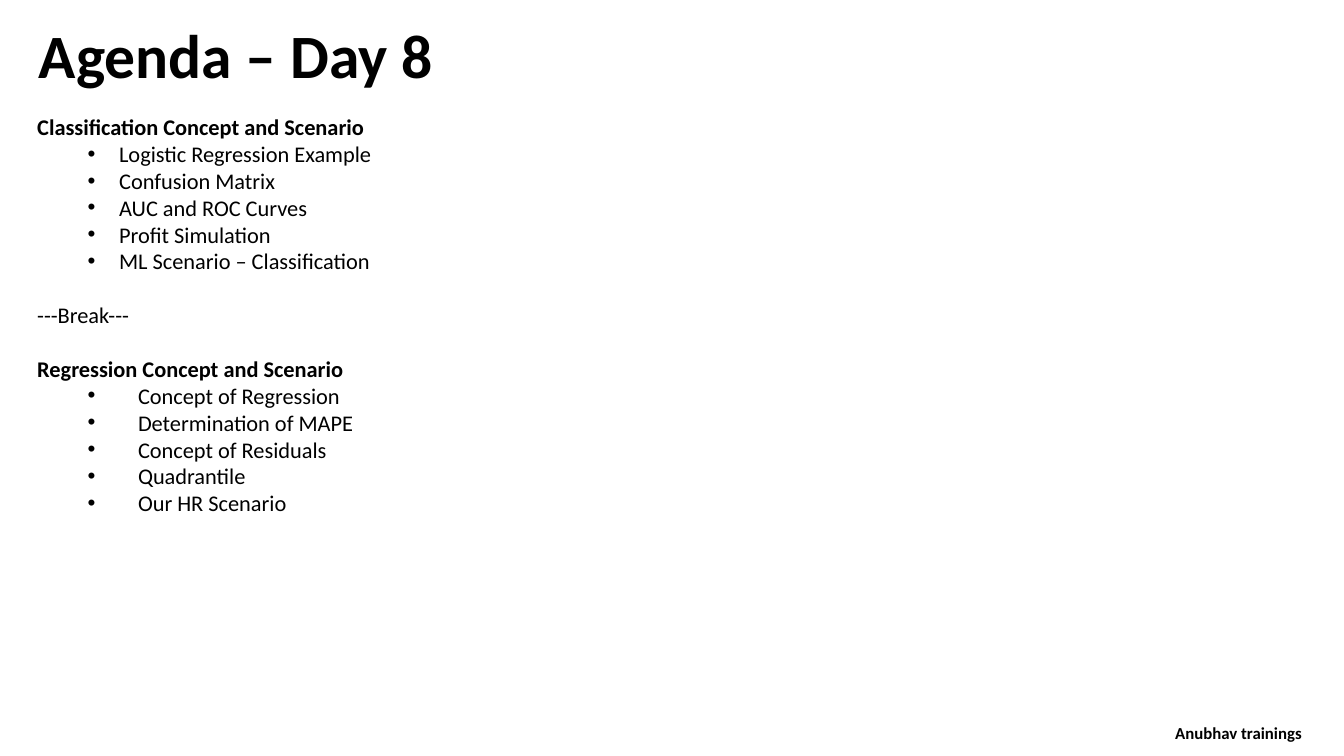
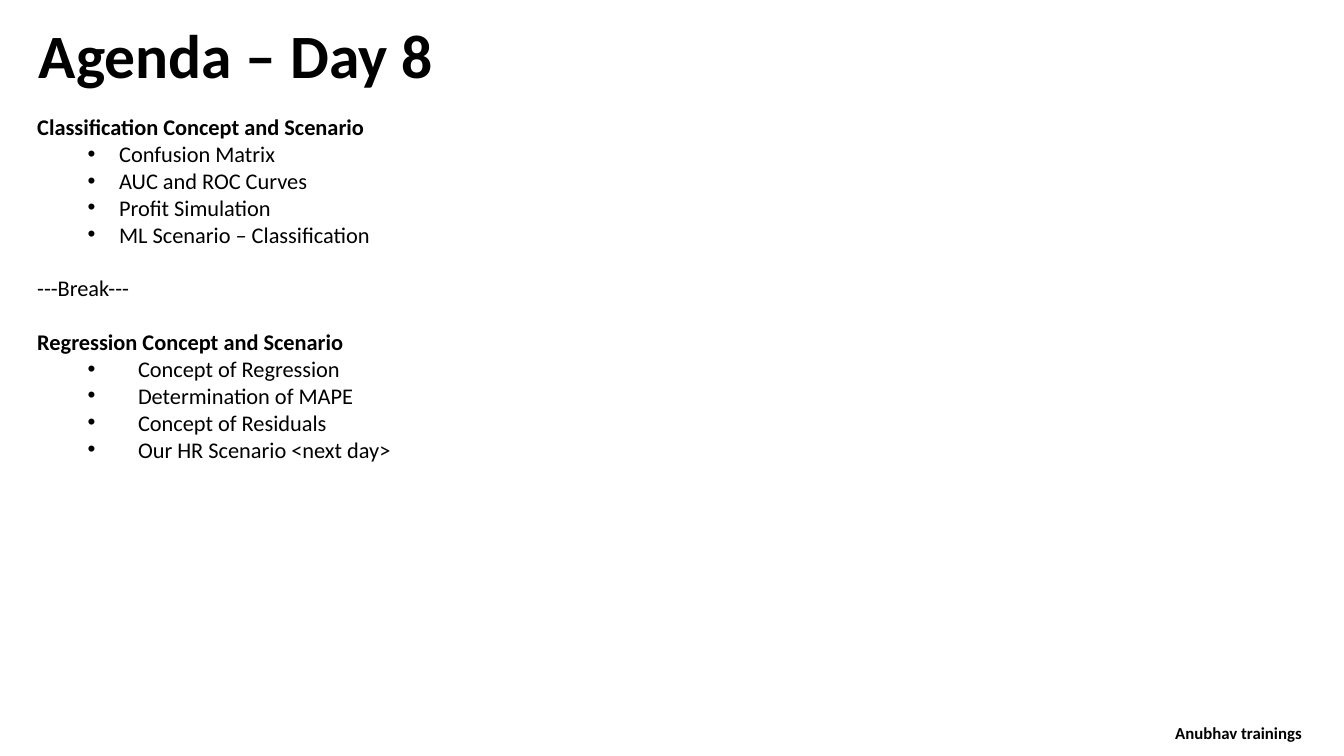
Before and after one commit to samui5/saccorptraining, a slide deck: slide 2 of day 8/SAC_Training Day 8.pptx. Drawn at 1344x756 pixels with LibreOffice and Linux fonts; fonts in the diff are those of the drawing. Boxes give left, top, right and bottom in pixels: in the first picture for what was removed or moved away, otherwise in the second. Text is boxed around its words. In the diff, an @@ line names an element or a change of style, - is before the commit and + after.

```diff
--- a/day 8/SAC_Training Day 8.pptx
+++ b/day 8/SAC_Training Day 8.pptx
@@ text at (x1=119, y1=146, x2=371, y2=166): paragraph removed @@
-  • Logistic Regression Example
@@ text at (x1=138, y1=442, x2=390, y2=462): text changed @@
-  • Quadrantile
-  • Our HR Scenario
+  • Our HR Scenario <next day>
```
Also in this commit, not shown: 3 slides added, 4 other files.
